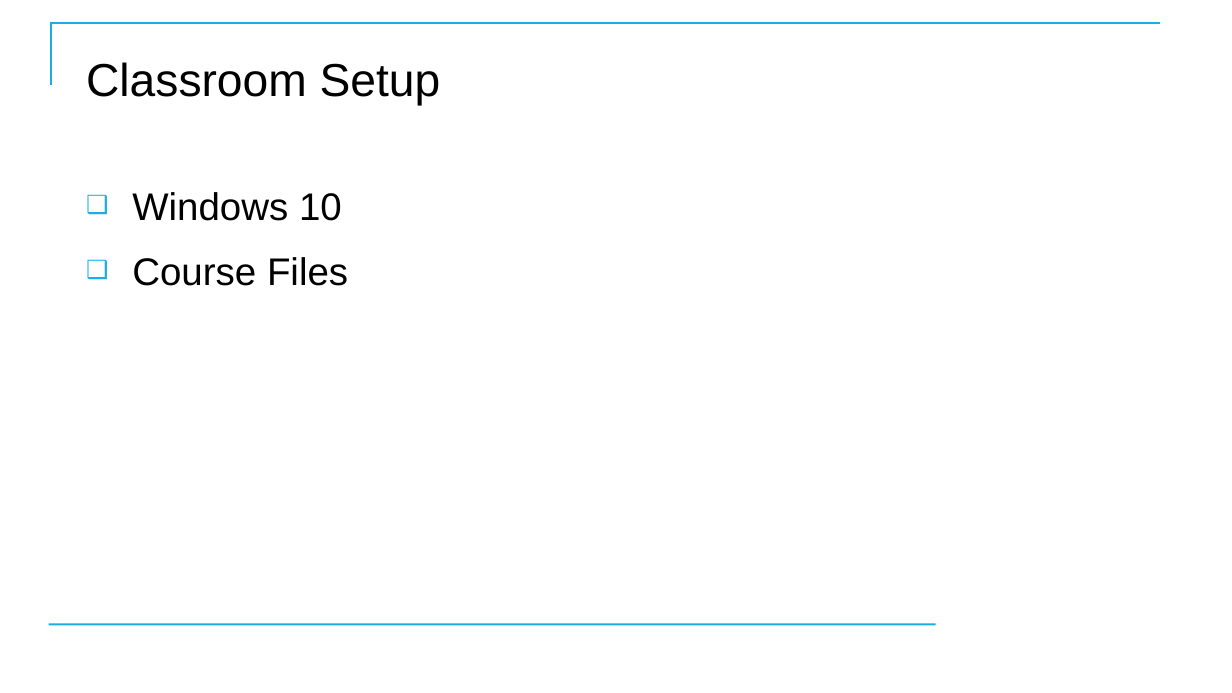
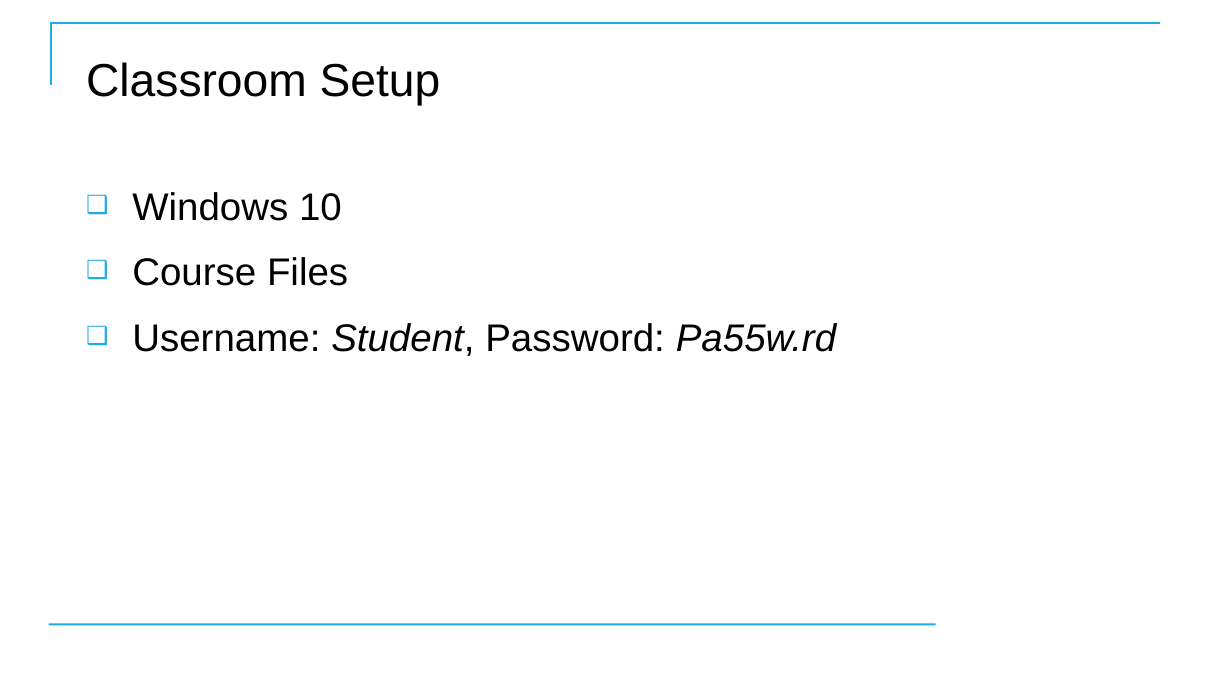
Before and after one commit to CostelloTechnicalConsulting/XTBP10---Tableau-Prep-Introduction, a slide deck: slide 6 of ppt/TableauPrepBuilderIntroV1_1.pptx. Drawn at 1232x693 pixels with LibreOffice and Linux fonts; fonts in the diff are those of the drawing; background and template pictures are left out. Boxes give left, top, right and bottom in pixels: in the first picture for what was removed or moved away, otherwise in the second. Text is boxed around its words. In the diff, an @@ line names an element or a change of style, - is before the commit and + after.

```diff
--- a/ppt/TableauPrepBuilderIntroV1_1.pptx
+++ b/ppt/TableauPrepBuilderIntroV1_1.pptx
@@ text at box(132, 323, 836, 356): paragraph added @@
+❑ Username: Student, Password: Pa55w.rd
```
Also in this commit, not shown: 25 other slides changed, 1 slide added, 1 slide removed, 18 other files.
